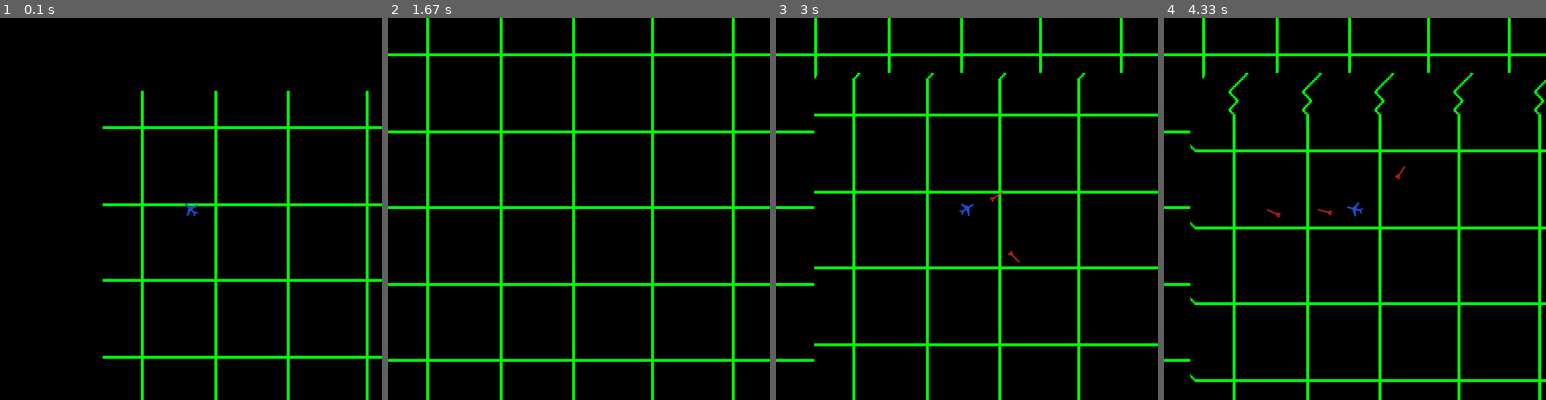
Above: before the commit, frames 1-4 (left to right).
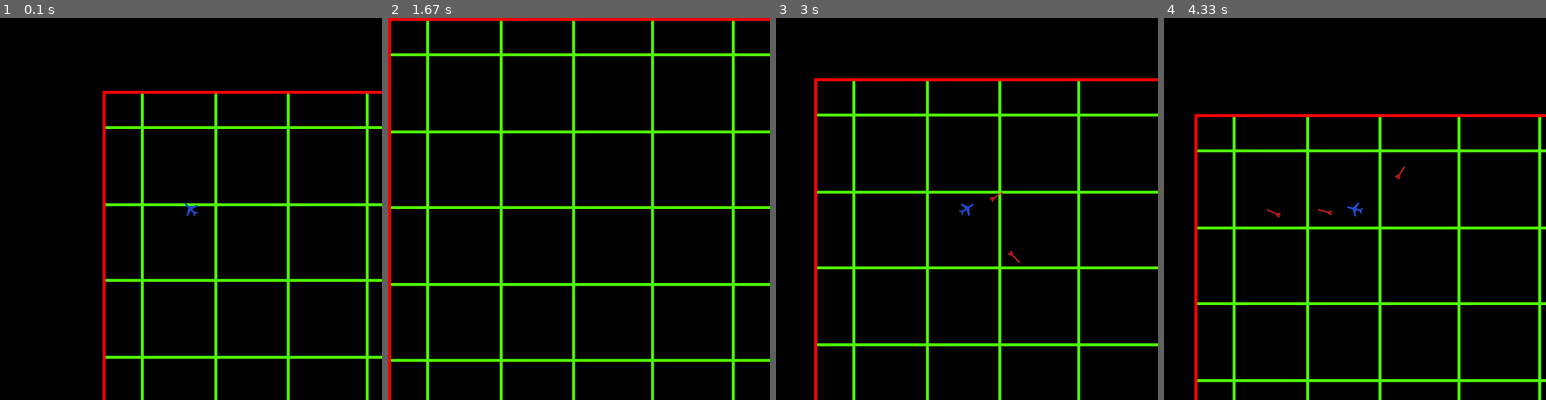
Above: after the commit, the same moments.

Repository: Mi-LeV/AWACS
Game: pygame game, started from main.py
Same seed, same stepped clock (60 frames per second), same inputs: the game is played once before the commit and once after it.
Inputs (mouse positions are in pixels of both pictures, inside the frame that each line leads up to):
- Up to frame 1 (0.1 s): no input
- Up to frame 2 (1.67 s): click (701, 197) at 0.42 s; tap K at 0.73, 1.03 s; click (487, 212) at 0.8 s
- Up to frame 3 (3 s): tap Space at 2 s; click (1112, 354) at 2.43 s; click (1043, 178) at 2.77 s
- Up to frame 4 (4.33 s): click (1473, 201) at 3.1 s; click (1236, 159) at 3.43 s; click (1439, 113) at 3.77 s; click (1244, 186) at 4.1 s

The runs differ from the first frame. In frame 1, 6.0% of the frame differs, in the area x 26-100%, y 19-100%; in frame 2, 9.3%, in the area x 0-100%, y 0-100%; in frame 3, 8.5%; in frame 4, 9.1%.

Commit message:
changements graphiques + implémentation partielle notif (buggé)

Diff:
--- a/classes.py
+++ b/classes.py
@@ -121,7 +121,9 @@
             return
         xDistanceToDest=self.xDest-self.x
         yDistanceToDest=self.yDest-self.y
-        if not((3 > xDistanceToDest > -3) and (3 > yDistanceToDest > -3)) and (not self.testOutOfMap()):
+        if not((3 > xDistanceToDest > -3) and (3 > yDistanceToDest > -3)):
+            if self.testOutOfMap():
+                Notif('issou',300)
             self.goTo(xDistanceToDest,yDistanceToDest)
         else:# s'arrete
             if self.testOutOfMap():
@@ -304,7 +306,7 @@
     def tick(self):
         self.timeAlive += 1
         #si vecteurs pas trop faibles, et timeAlive pas trop grand, bouger sinon s'arrete
-        if not(((-1.5<self.xVector < 1.5) and (-1.5<self.yVector < 1.5))or ( self.timeAlive > 500)):
+        if not(((-1.5<self.xVector < 1.5) and (-1.5<self.yVector < 1.5))or ( self.timeAlive > 500)) and (not self.testOutOfMap()):
             self.goTo()
         else:# s'arrete
             self.xVector = 0
@@ -326,6 +328,13 @@
             var.playerList.remove(self)
         del self
 
+    def testOutOfMap(self):
+        if self.x < 0 or self.x > var.MAP_LIMITS:
+            return True
+        if self.y < 0 or self.y > var.MAP_LIMITS:
+            return True
+        return False
+
 class Camera():
     def __init__(self, width, height):
         self.WIDTH = width
@@ -333,18 +342,38 @@
         self.state = pygame.Rect(0, 0, width, height)
 
 
-    def apply(self, target):
-        return target[0]-self.state[0],target[1]-self.state[1]
+    def apply(self, target,xShift = 0,yShift = 0):
+        return target[0]-self.state[0] + xShift,target[1]-self.state[1] + yShift
 
 
 
     def update(self, target):
         self.state = pygame.Rect(target.x-320, target.y-320, target.x + self.WIDTH-320, target.y + self.HEIGHT-320)
-
-
 
 
 class Fond():
     def __init__(self,image):
         self.image = pygame.image.load(image).convert()
         self.rect = self.image.get_rect()
+
+class Notif():
+    def __init__(self,texte,temps):
+        #font = pygame.font.SysFont('arial.ttc', 72)
+        #self.corps = font.render(texte, True, (255,0,0),(255,255,255))
+        self.corps = pygame.Surface((200,200))
+        self.corps.fill((255,225,255))
+        self.texte = texte
+        self.timeAlive = 0
+        self.temps = temps
+        var.notifList.append(self)
+
+    def tick(self):
+        if self.timeAlive > self.temps:
+            self.delete()
+        self.timeAlive += 1
+
+    def delete(self):
+        if self in var.notifList:
+            var.notifList.remove(self)
+        self.corps.fill((0,0,0))
+        del self
--- a/main.py
+++ b/main.py
@@ -7,6 +7,7 @@
 ##creation de la fenetre
 
 pygame.init()
+pygame.font.init()
 fenetre = pygame.display.set_mode((640,640))
 fond = classes.Fond(var.img_fond)
 fondNoir = classes.Fond(var.img_fondNoir)
@@ -22,6 +23,7 @@
 Player = classes.PlayerPlane(150,200,'blue',True)
 #Ennemy = classes.IaPlane(500,500,False)
 #Friend = classes.IaPlane(200,200,True)
+classes.Notif('issou',999999)
 
 while affFenetre:
     clock = pygame.time.Clock()
@@ -65,15 +67,35 @@
 
     for objet in var.hitList[::-1]:#boucle delete(on déréférence les objets de toute liste pour pouvoir les supprimer)
         objet.delete()
+
+    for notif in var.notifList:
+        notif.tick()
+
+
+    ###########rafraichissement, affichage
+
     sleep(0.05)#delai graphique
+
+
 
     try:
         var.playerList[0].camera.update(var.playerList[0])
     except IndexError:pass
 
+    #####HUD
+    try:
+        for notif in var.notifList:
+            fenetre.blit(notif.corps,(var.playerList[0].x,var.playerList[0].y))
+#            fenetre.blit(notif.corps,var.playerList[0].camera.apply((100,100)))
+
+    except IndexError:
+        for notif in var.notifList:pass
+#            fenetre.blit(notif.corps,(100,100))
+
+    #####fonds, avions,missiles
     try:
     #Re-collage
-        fenetre.blit(fondNoir.image,var.playerList[0].camera.apply(fondNoir.rect))
+        fenetre.blit(fondNoir.image,var.playerList[0].camera.apply(fondNoir.rect,-var.MAP_LIMITS/2,-var.MAP_LIMITS/2))
         fenetre.blit(fond.image,var.playerList[0].camera.apply(fond.rect))
 
         for objet in var.refreshList:
@@ -81,7 +103,7 @@
 
     except IndexError:
 
-        fenetre.blit(fondNoir.image,fondNoir.rect)
+        fenetre.blit(fondNoir.image,(fondNoir.rect[0]-var.MAP_LIMITS/2,fondNoir.rect[0]-var.MAP_LIMITS/2))
         fenetre.blit(fond.image,fond.rect)
 
         for objet in var.refreshList:
--- a/variables.py
+++ b/variables.py
@@ -2,6 +2,7 @@
 refreshList = []
 hitList = []
 playerList = []
+notifList = []
 img_icon = "sprite_plane_red_player.png"
 img_plane_default = "sprite_plane_default.png"
 img_red_player = "sprite_plane_red_player.png"
Binary file changed: fond.png
Binary file changed: fondNoir.png
Not shown, changed: roadmap
